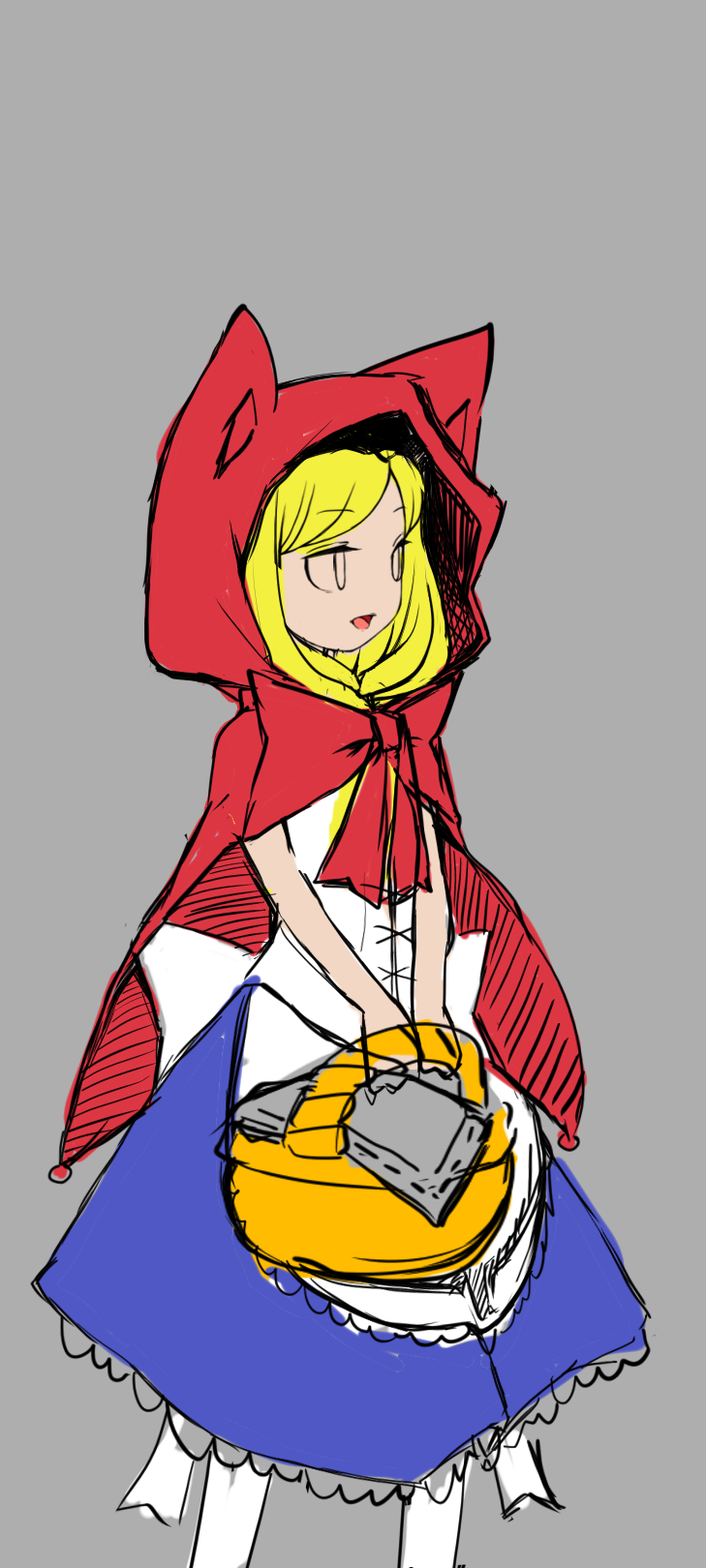
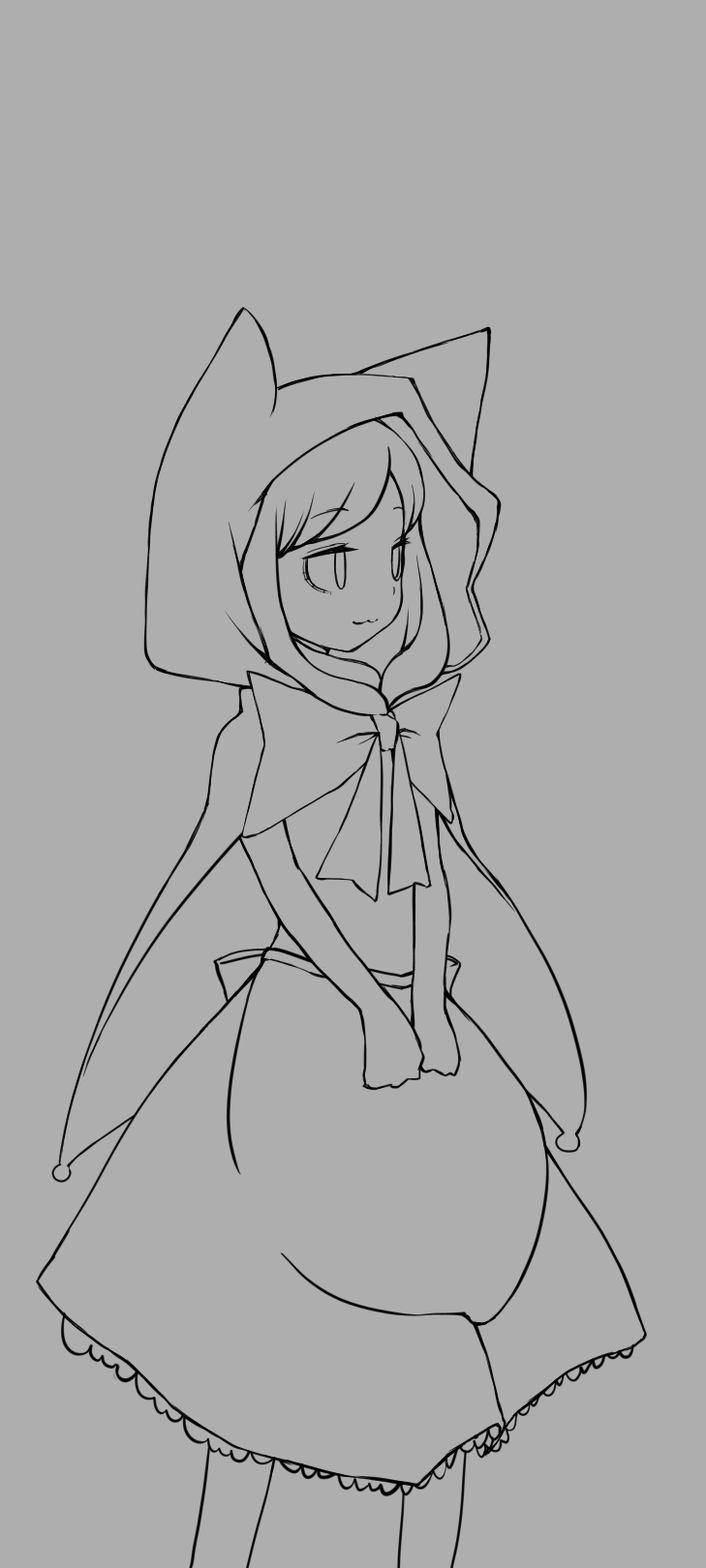
The second 706 × 1568 image is a revision of the first. Changes to its layers:
added layer "nose" in group "face" over 371, 557, 434, 620
added group "eyebrows" with 1 layers in group "face" over 309, 495, 434, 558
added layer "Layer 23" in group "eyebrows" over 309, 495, 434, 558
added group "eye" with 7 layers in group "face" over 247, 495, 434, 620
added group "normal" with 6 layers in group "eye" over 247, 495, 434, 620
added group "right" with 2 layers in group "normal" over 371, 495, 434, 620
added layer "Layer 32" in group "right" over 371, 495, 434, 620
added layer "Copy of Layer 22" in group "right" over 371, 495, 434, 620
added group "left" with 2 layers in group "normal" over 247, 495, 372, 620
added layer "Layer 31" in group "left" over 309, 495, 372, 620
added layer "Layer 22" in group "left" over 247, 495, 372, 620
added group "mouse" with 2 layers in group "face" over 309, 557, 434, 682
added group "Layer 33" with 1 layers in group "mouse" over 309, 557, 434, 682
moved "Layer 84" into group "Layer 33", painted on it over 309, 557, 434, 682
added layer "skin" in group "pen" over 185, 495, 496, 1116
added layer "hair" in group "pen" over 247, 371, 496, 744
added layer "ribon" in group "pen" over 185, 619, 496, 930
added layer "shirt" in group "pen" over 185, 867, 558, 1363
added layer "skirt" in group "pen" over 30, 929, 658, 1549
added layer "Layer 43" in group "pen" over 185, 929, 496, 1054
added layer "leg" in group "pen" over 185, 1362, 496, 1568
added layer "hood" in group "pen" over 47, 302, 616, 1239
hid group "base" (9 layers), opacity 100% → 39% over 30, 302, 658, 1568
